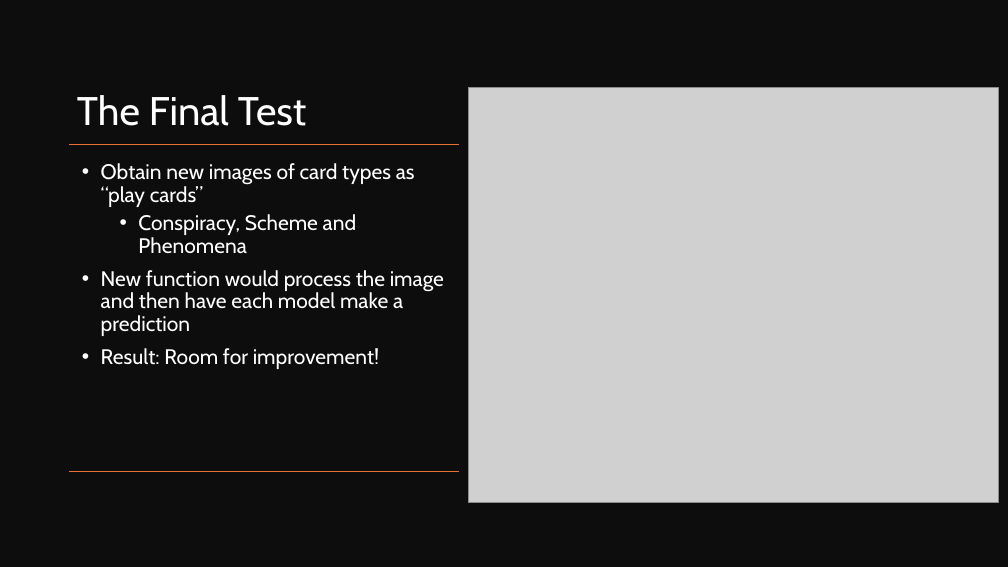
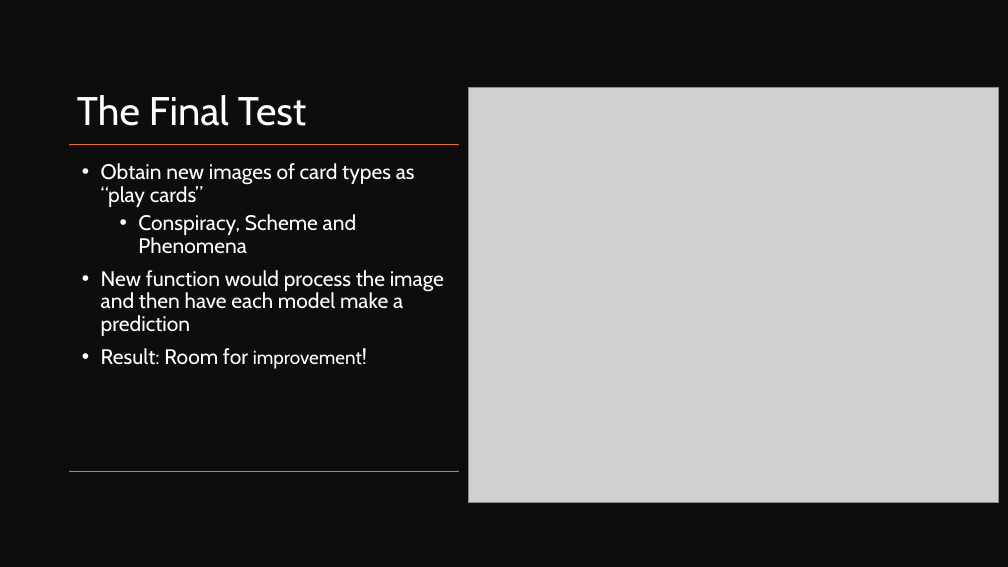
Before and after one commit to valdesgabriel/mtg-image-classification, a slide deck: slide 14 of presentation/Binary Image Classification Presentation.pptx. Drawn at 1008x567 pixels with LibreOffice and Linux fonts; fonts in the diff are those of the drawing; grey boxes stand for pictures. Boxes give left, top, right and bottom in pixels: in the first picture for what was removed or moved away, otherwise in the second. Text is boxed around its words. In the diff, an @@ line names an element or a change of style, - is before the commit and + after.

```diff
--- a/presentation/Binary Image Classification Presentation.pptx
+++ b/presentation/Binary Image Classification Presentation.pptx
@@ text at [101, 348, 362, 369]: size 20 to 18 pt in "improvement!" @@
```
Also in this commit, not shown: 5 other slides changed, 1 other file.
